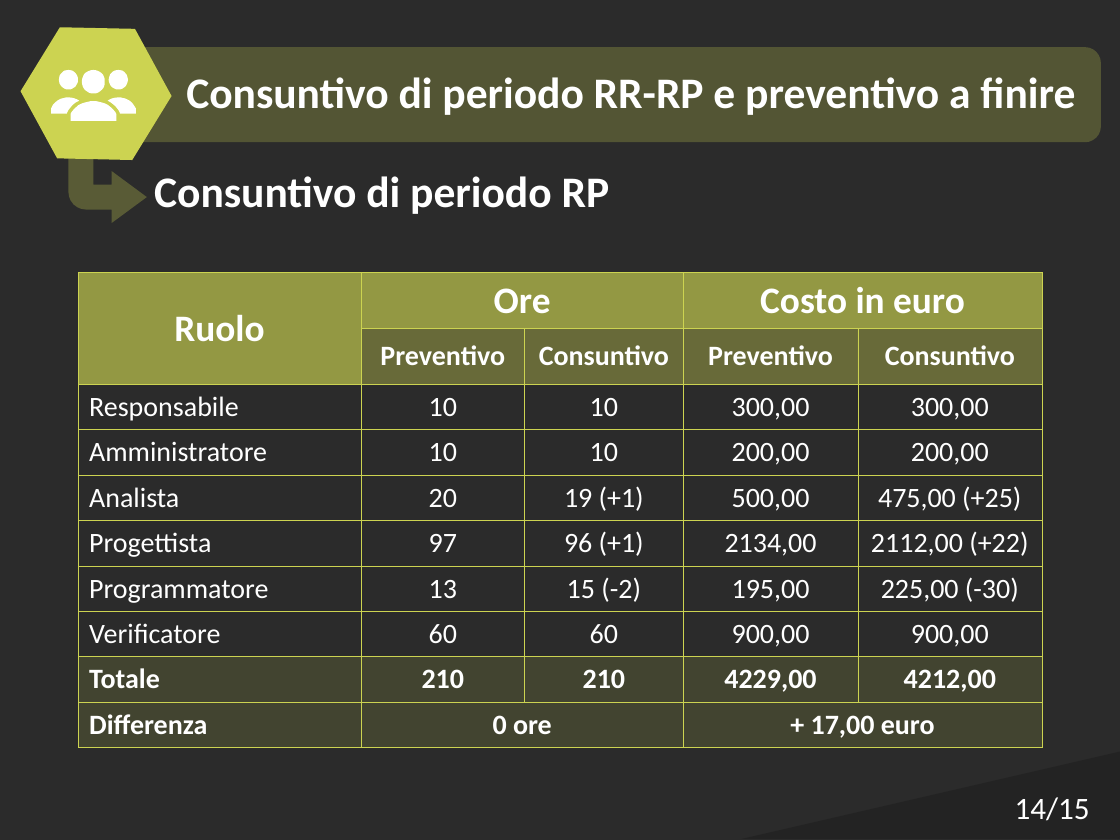
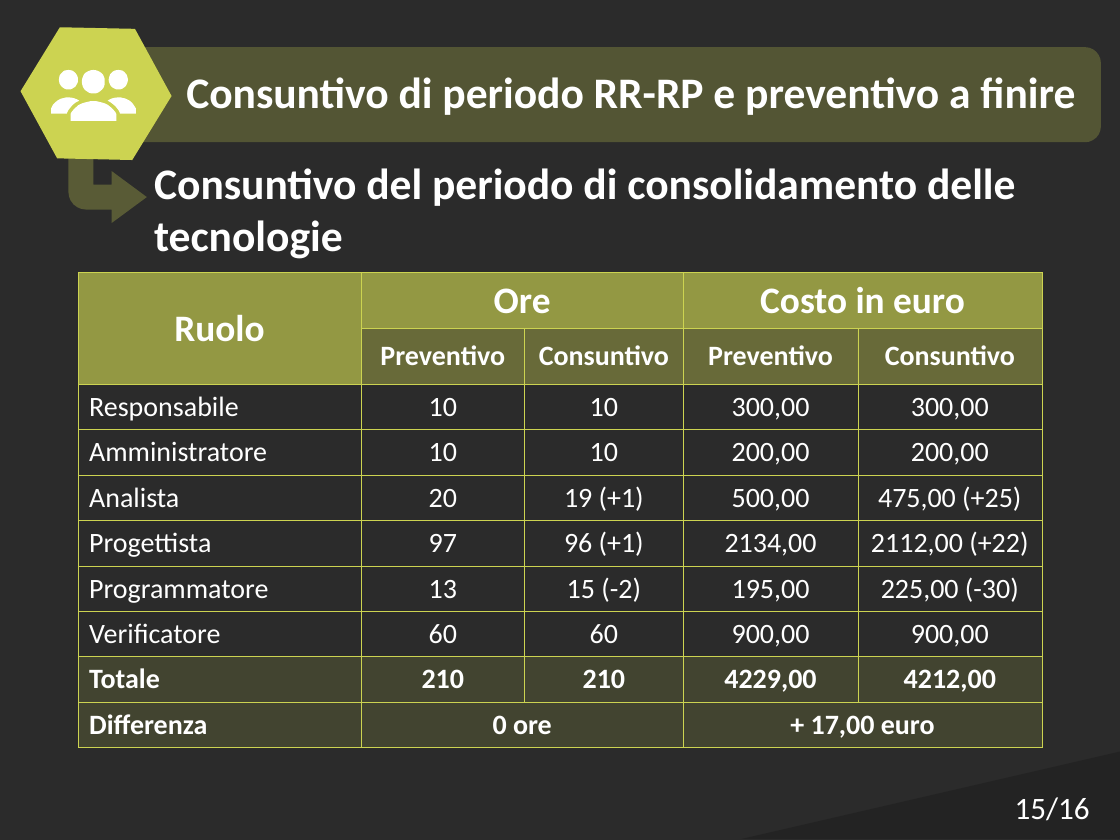
Before and after one commit to Italiaracerx/progettoSWE, a slide deck: slide 15 of Presentazioni/DEF Presentazione RP 19-03-2018.pptx (slide 14 before the commit). Drawn at 1120x840 pixels with LibreOffice and Linux fonts; fonts in the diff are those of the drawing; background and template pictures are left out; a plain dark background stands for a picture behind light text. Boxes give left, top, right and bottom in pixels: in the first picture for what was removed or moved away, otherwise in the second. Text is boxed around its words. In the diff, an @@ line names an element or a change of style, - is before the commit and + after.

Commit message:
Correzione slide e ampliamento
Correzione slide numero 6 e aggiunto tabella "consolidamento requisiti"

```diff
--- a/Presentazioni/DEF Presentazione RP 19-03-2018.pptx
+++ b/Presentazioni/DEF Presentazione RP 19-03-2018.pptx
@@ text at <box>154,168,1015,259</box>: text changed @@
-Consuntivo di periodo RP
+Consuntivo del periodo di consolidamento delle tecnologie
@@ page number at <box>1015,797,1090,821</box>: text changed @@
-14/15
+15/16
```
Also in this commit, not shown: 1 other slide changed, 1 slide added.
